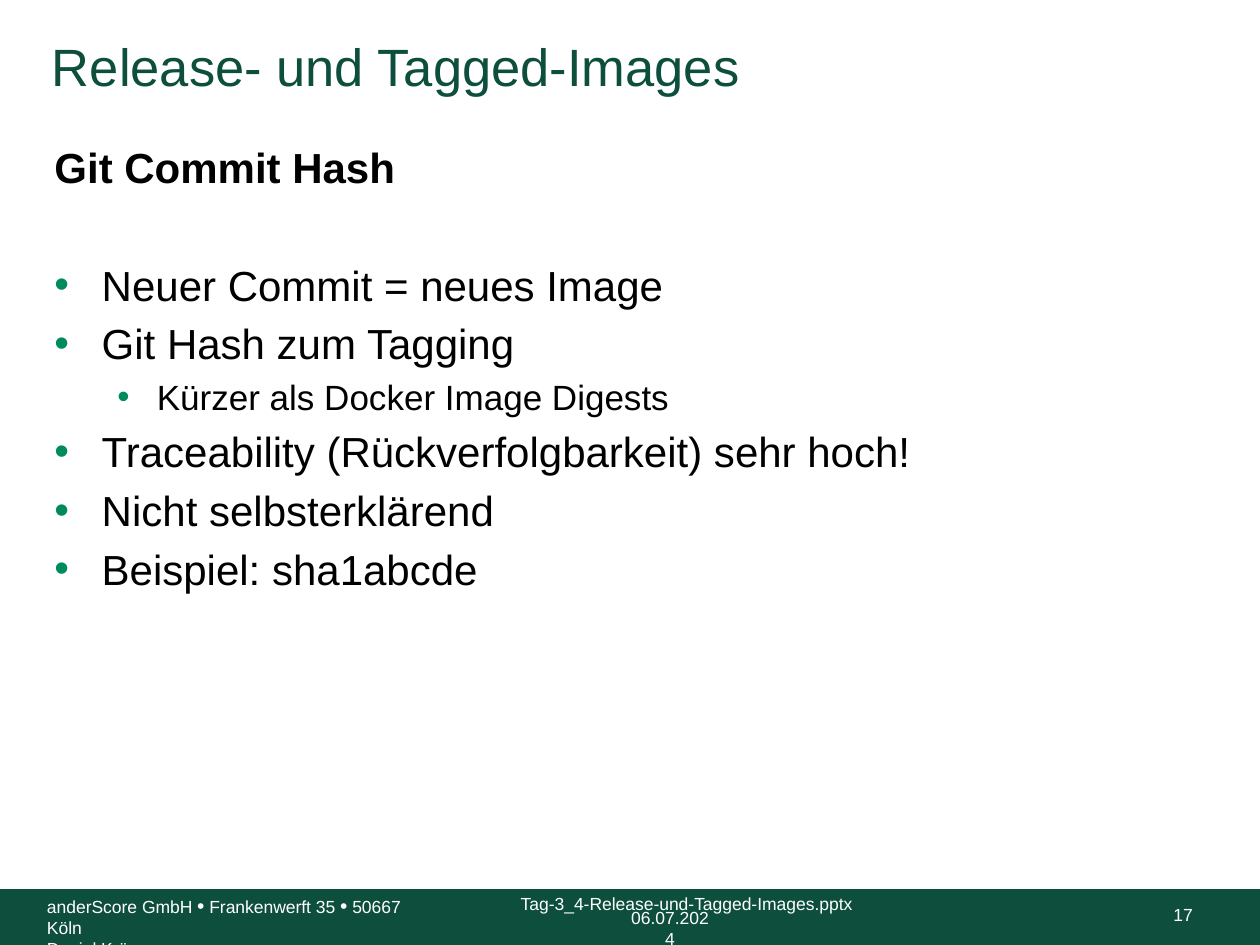
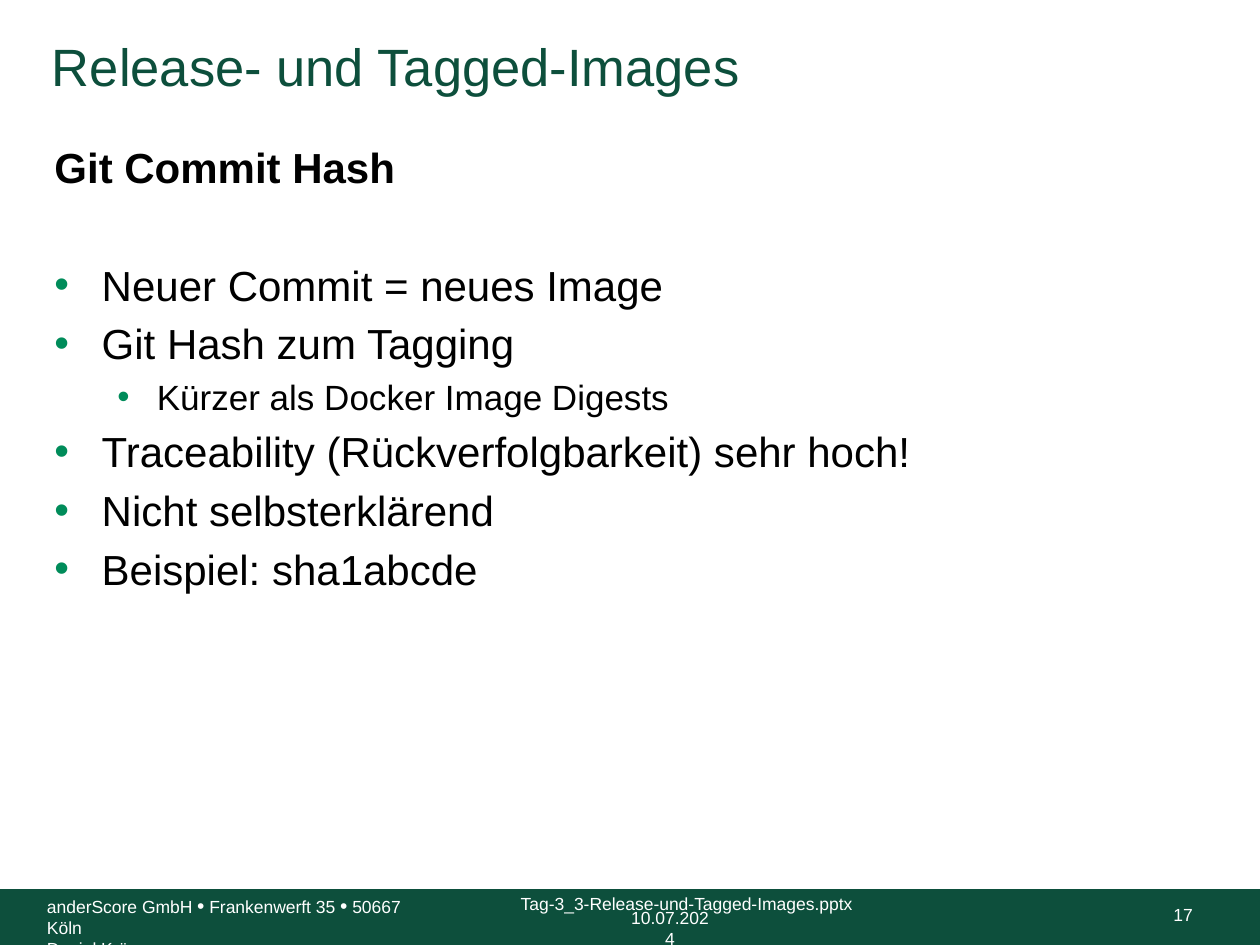
Before and after one commit to anderscore-gmbh/gitlab, a slide deck: slide 17 of slides/Tag-3_3-Release-und-Tagged-Images.pptx. Drawn at 1260x945 pixels with LibreOffice and Linux fonts; fonts in the diff are those of the drawing; background and template pictures are left out. Boxes give left, top, right and bottom in pixels: in the first picture for what was removed or moved away, otherwise in the second. Text is boxed around its words. In the diff, an @@ line names an element or a change of style, - is before the commit and + after.

```diff
--- a/slides/Tag-3_3-Release-und-Tagged-Images.pptx
+++ b/slides/Tag-3_3-Release-und-Tagged-Images.pptx
@@ text at (521,897,853,915): text changed @@
-Tag-3_4-Release-und-Tagged-Images.pptx
+Tag-3_3-Release-und-Tagged-Images.pptx
@@ text at (631,911,709,924): text changed @@
-06.07.2024
+10.07.2024
```
Also in this commit, not shown: 36 other slides changed, 5 other files.
